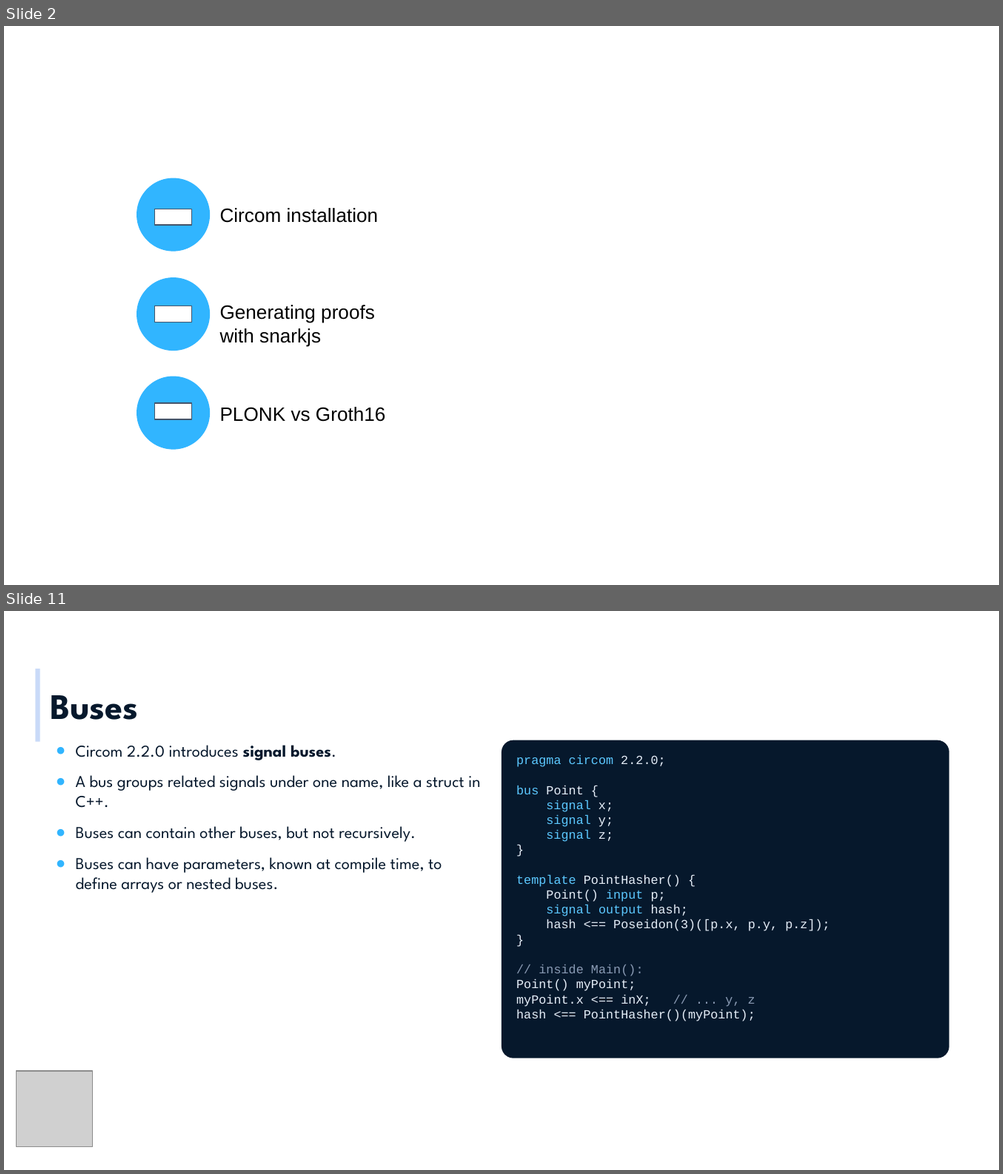
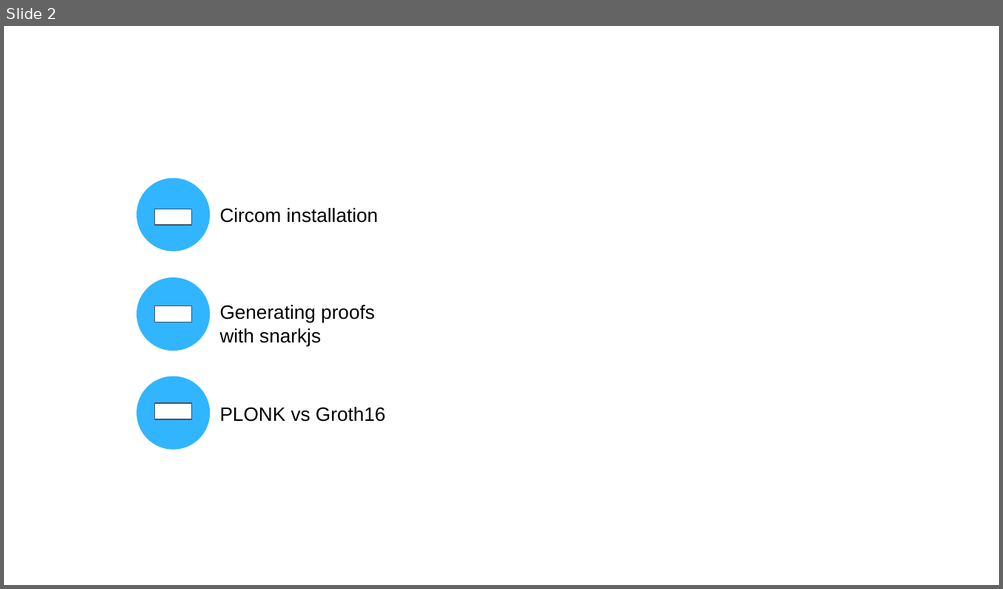
Before and after one commit to radojevicMihailo/ZK-kurs, a slide deck: circom-snarkjs/ZKP MA - Circom i snarkjs.pptx. Shown one above the other, each under a label of ours: slides 2 and 11 before the commit, slide 2 after it; the slides between them are not shown. The pictures are 1003x1174 and 1003x589 pixels, drawn with LibreOffice and Linux fonts; fonts in the diff are those of the drawing; grey boxes stand for pictures; background and template pictures are left out. Boxes give left, top, right and bottom in pixels: in the first picture for what was removed or moved away, otherwise in the second. Text is boxed around its words. In the diff, an @@ line names an element or a change of style, - is before the commit and + after.

```diff
--- a/circom-snarkjs/ZKP MA - Circom i snarkjs.pptx
+++ b/circom-snarkjs/ZKP MA - Circom i snarkjs.pptx
@@ slide 11 removed at (4,611,999,1170), background #FFFFFF @@
@@ rectangle removed at (36,669,41,742) @@
@@ text removed at (50,695,138,720) @@
-Buses
@@ rounded rectangle removed at (501,741,949,1059) @@
@@ text removed at (76,745,480,893) @@
-● Circom 2.2.0 introduces signal buses.
-● A bus groups related signals under one name, like a struct in C++.
-● Buses can contain other buses, but not recursively.
-● Buses can have parameters, known at compile time, to define arrays or nested buses.
@@ text removed at (516,755,830,1022) @@
-pragma circom 2.2.0;
-bus Point {
-signal x;
-signal y;
-signal z;
-}
-template PointHasher() {
-Point() input p;
-signal output hash;
-hash <== Poseidon(3)([p.x, p.y, p.z]);
-}
-// inside Main():
-Point() myPoint;
-myPoint.x <== inX; // ... y, z
-hash <== PointHasher()(myPoint);
@@ picture removed at (16,1071,93,1148) @@
```
Also in this commit, not shown: 11 slides changed, 1 slide added, 6 other files.
